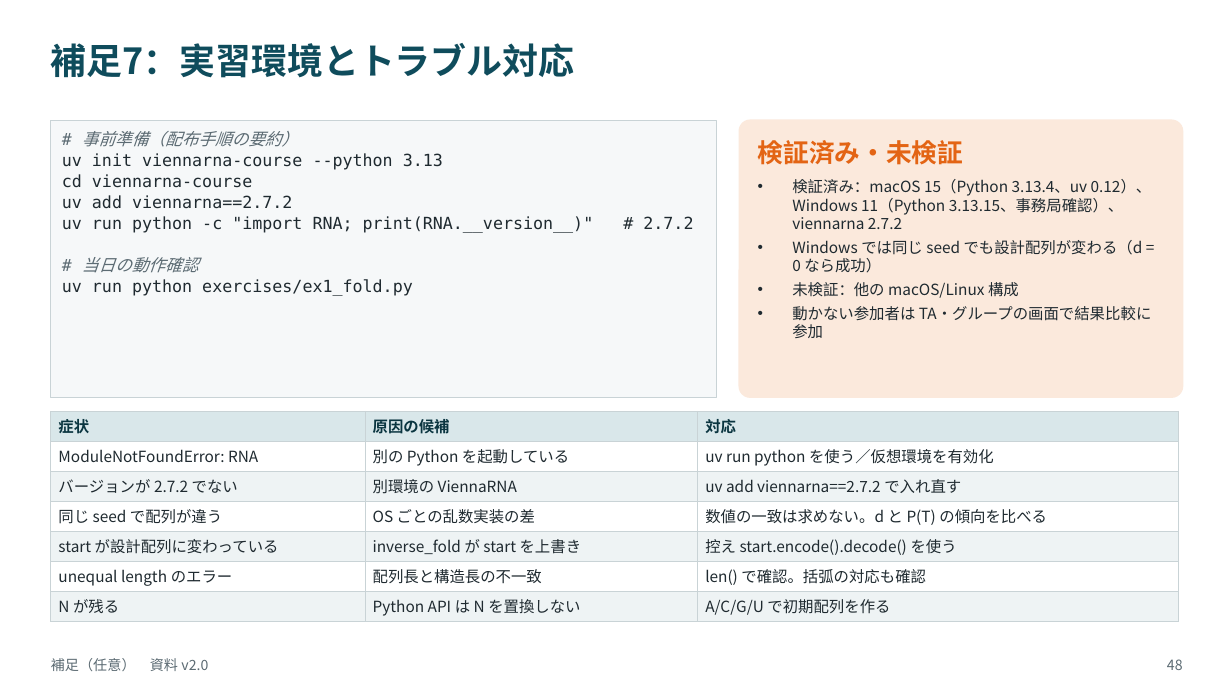
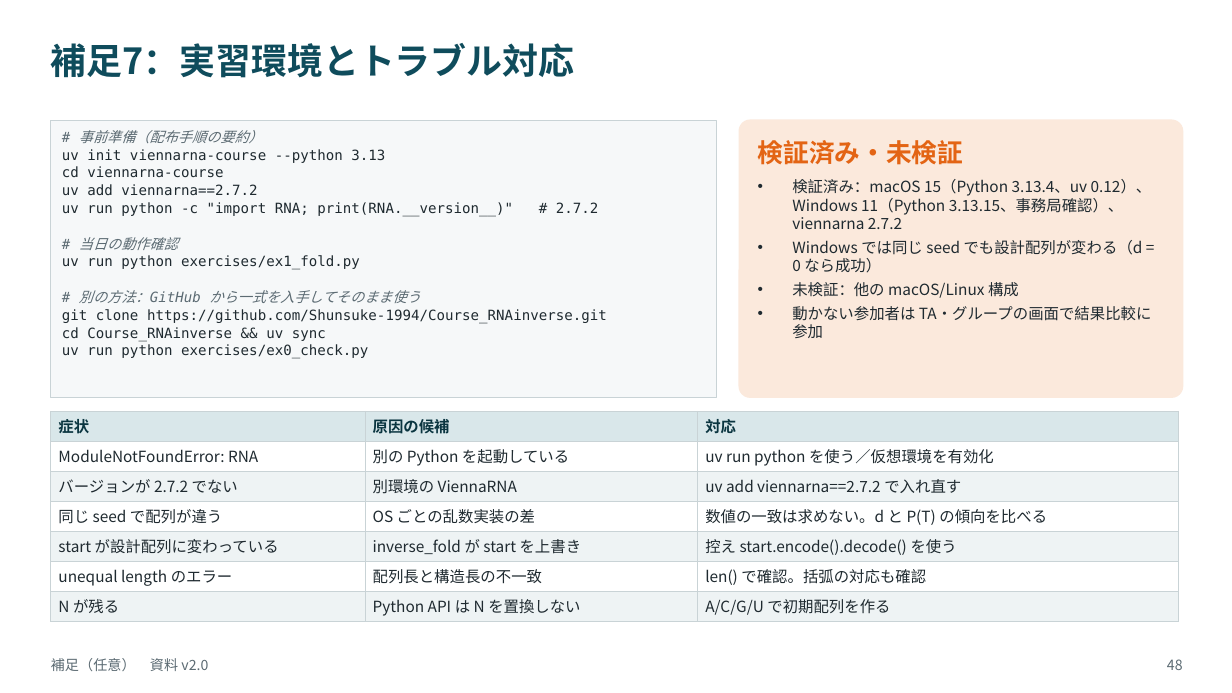
Before and after one commit to Shunsuke-1994/Course_RNAinverse, a slide deck: slide 48 of ViennaRNA_講習_v2.0.pptx. Drawn at 1232x693 pixels with LibreOffice and Linux fonts; fonts in the diff are those of the drawing. Boxes give left, top, right and bottom in pixels: in the first picture for what was removed or moved away, otherwise in the second. Text is boxed around its words. In the diff, an @@ line names an element or a change of style, - is before the commit and + after.

```diff
--- a/ViennaRNA_講習_v2.0.pptx
+++ b/ViennaRNA_講習_v2.0.pptx
@@ text at [62, 130, 513, 270]: size 13 to 11 pt in "# 事前準備（配布手順の要約）", "uv init viennarna-course --python 3.13", "cd viennarna-course", "uv add viennarna==2.7.2" and 3 more places @@
@@ text at [62, 290, 607, 359]: paragraphs added @@
+# 別の方法：GitHub から一式を入手してそのまま使う
+git clone https://github.com/Shunsuke-1994/Course_RNAinverse.git
+cd Course_RNAinverse && uv sync
+uv run python exercises/ex0_check.py
```
Also in this commit, not shown: 3 other slides changed, 7 other files.
